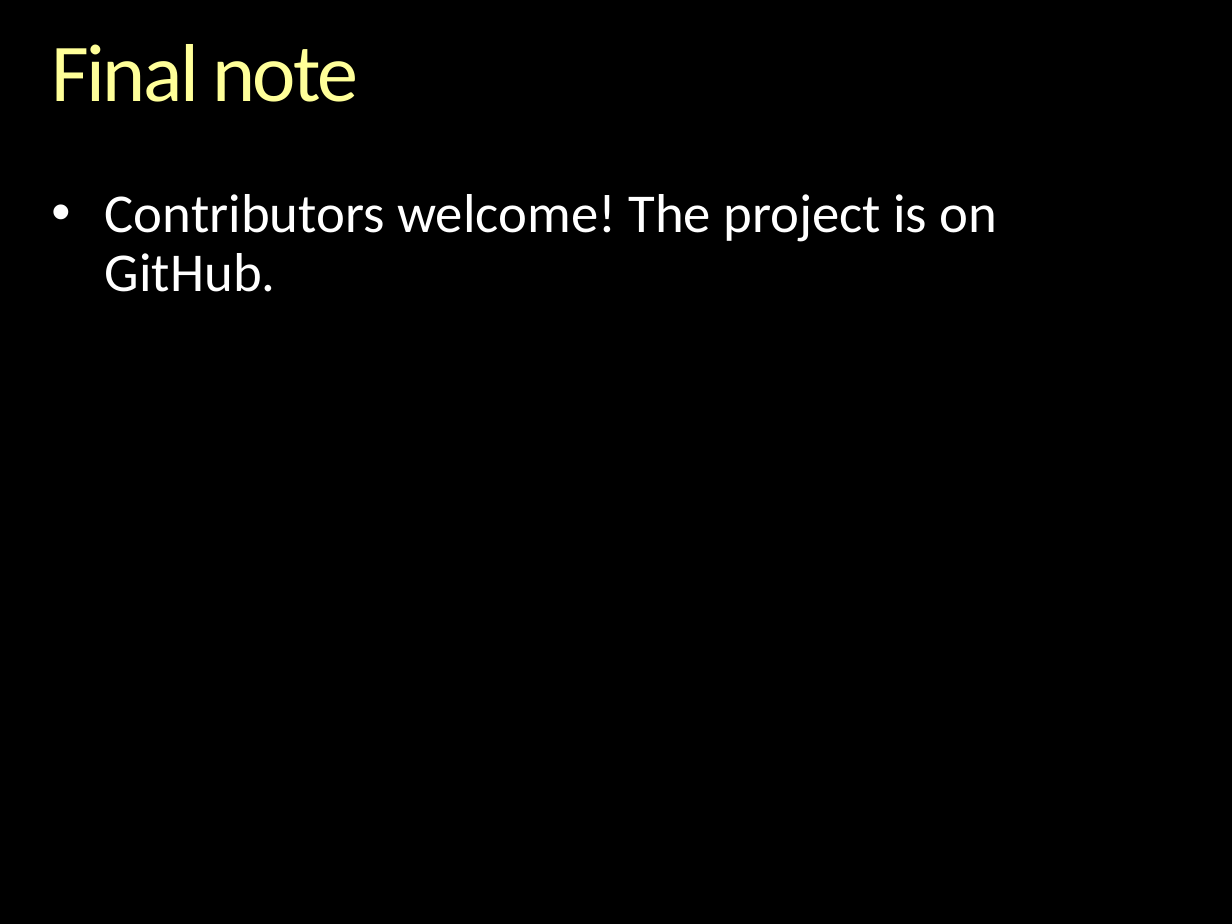
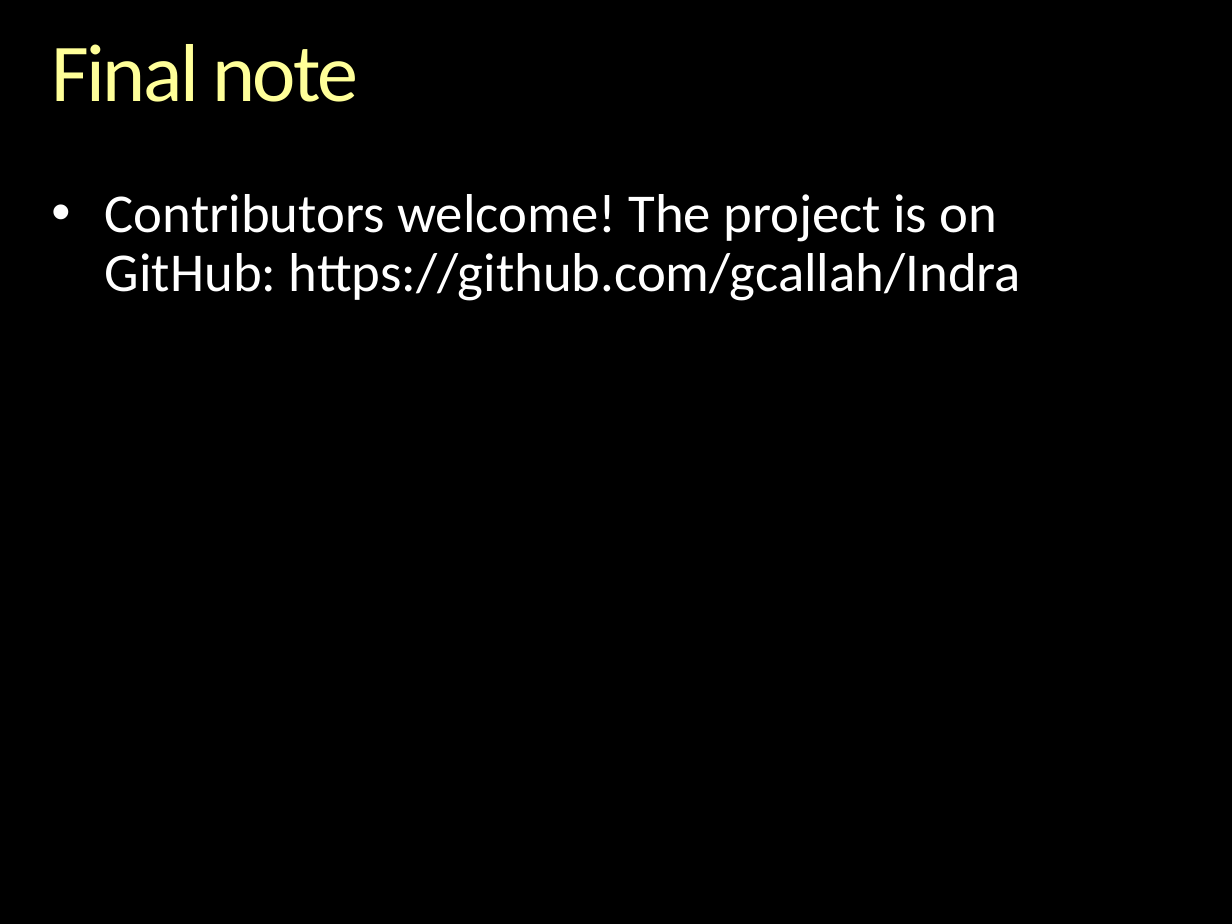
Before and after one commit to gcallah/indras_net, a slide deck: slide 13 of docs/ABMsAsAlgebraic.pptx (slide 24 before the commit). Drawn at 1232x924 pixels with LibreOffice and Linux fonts; fonts in the diff are those of the drawing; background and template pictures are left out. Boxes give left, top, right and bottom in pixels: in the first picture for what was removed or moved away, otherwise in the second. Text is boxed around its words. In the diff, an @@ line names an element or a change of style, - is before the commit and + after.

```diff
--- a/docs/ABMsAsAlgebraic.pptx
+++ b/docs/ABMsAsAlgebraic.pptx
@@ text at (105, 194, 1021, 301): text changed @@
-• Contributors welcome! The project is on GitHub.
+• Contributors welcome! The project is on GitHub: https://github.com/gcallah/Indra
```
Also in this commit, not shown: 11 slides removed, 1 other file.
